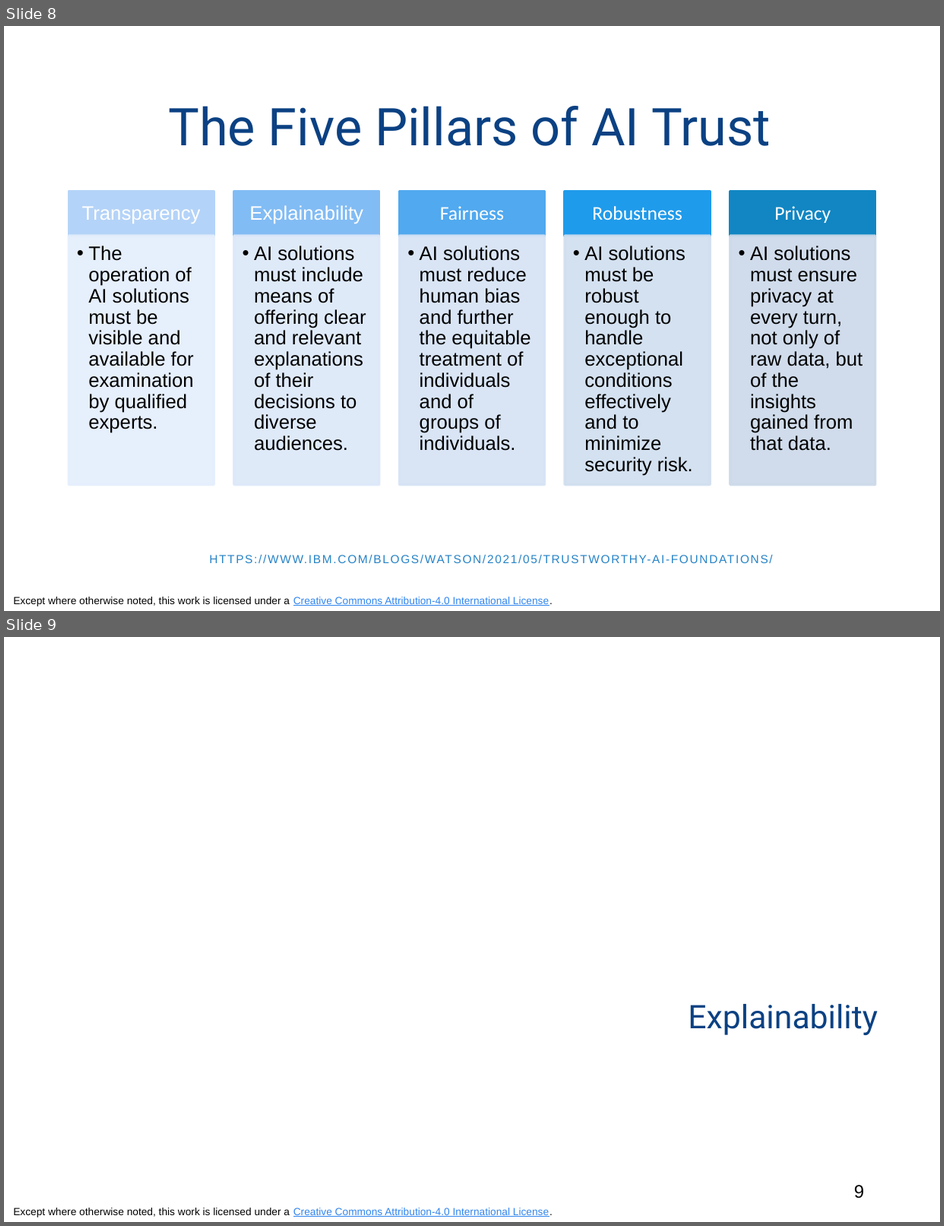
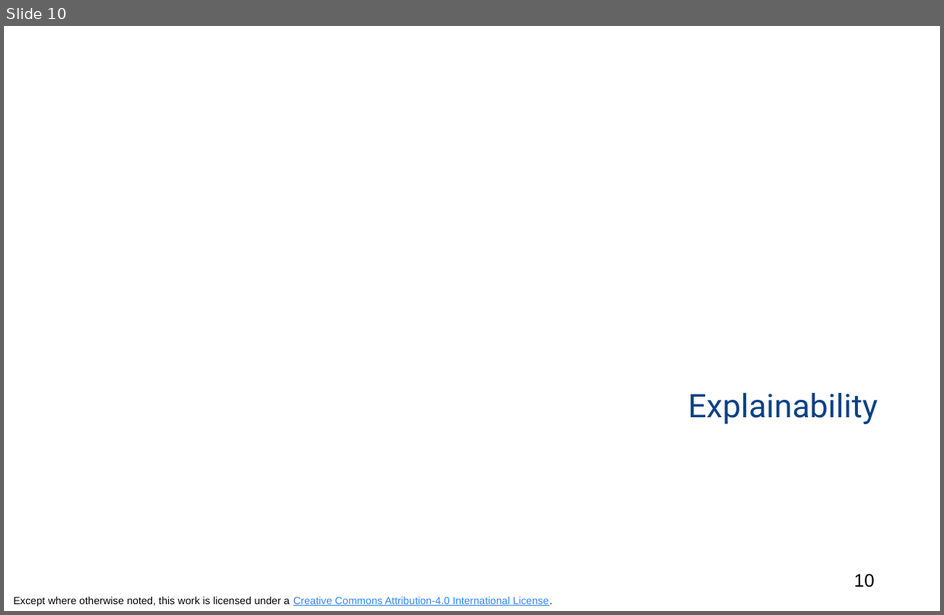
Before and after one commit to odpi/OpenDS4All, a slide deck: opends4all-resources/opends4all-ethics/AI-TRUST-Explainability-Aix360-intermediate.pptx. Shown one above the other, each under a label of ours: slides 8 and 9 before the commit, slide 10 after it. The pictures are 944x1226 and 944x615 pixels, drawn with LibreOffice and Linux fonts; fonts in the diff are those of the drawing. Boxes give left, top, right and bottom in pixels: in the first picture for what was removed or moved away, otherwise in the second. Text is boxed around its words. In the diff, an @@ line names an element or a change of style, - is before the commit and + after.

Commit message:
Updated Fairness and Explainability slide decks
Updated the AIF360 and AIX360 slide decks with updated 5 pillars of AI Trust

```diff
--- a/opends4all-resources/opends4all-ethics/AI-TRUST-Explainability-Aix360-intermediate.pptx
+++ b/opends4all-resources/opends4all-ethics/AI-TRUST-Explainability-Aix360-intermediate.pptx
@@ slide 8 removed at <box>4,26,940,611</box>, background #FFFFFF; not listed: 1 template element that a slide beside it also shows @@
@@ title removed at <box>168,106,771,146</box> @@
-The Five Pillars of AI Trust
@@ group removed at <box>69,192,876,485</box>: 10 rectangles, 10 texts @@
-Transparency
-  • The operation of AI solutions must be visible and available for examination by qualified experts.
-Explainability
-  • AI solutions must include means of offering clear and relevant explanations of their decisions to diverse audiences.
-Fairness
-  • AI solutions must reduce human bias and further the equitable treatment of individuals and of groups of individuals.
-Robustness
-  • AI solutions must be robust enough to handle exceptional conditions effectively and to minimize security risk.
-Privacy
-  • AI solutions must ensure privacy at every turn, not only of raw data, but of the insights gained from that data.
@@ text removed at <box>52,544,931,575</box> @@
-HTTPS://WWW.IBM.COM/BLOGS/WATSON/2021/05/TRUSTWORTHY-AI-FOUNDATIONS/
@@ what was slide 9 is now slide 10 @@
@@ page number at <box>854,574,875,588</box>: text changed @@
-9
+10
```
Also in this commit, not shown: 6 slides changed, 2 slides added, 1 other file.
